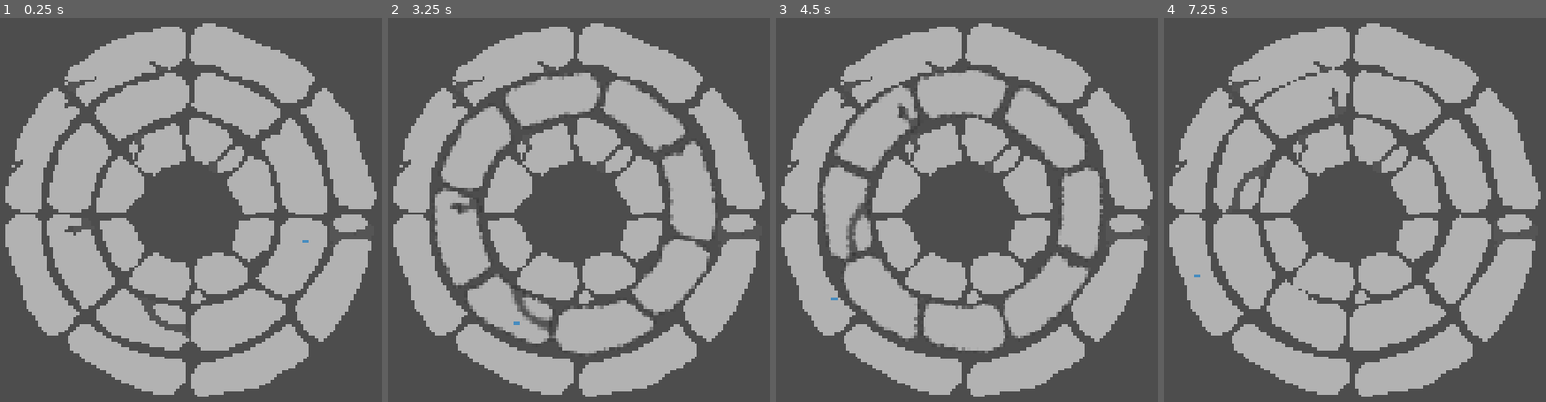
Above: before the commit, frames 1-4 (left to right).
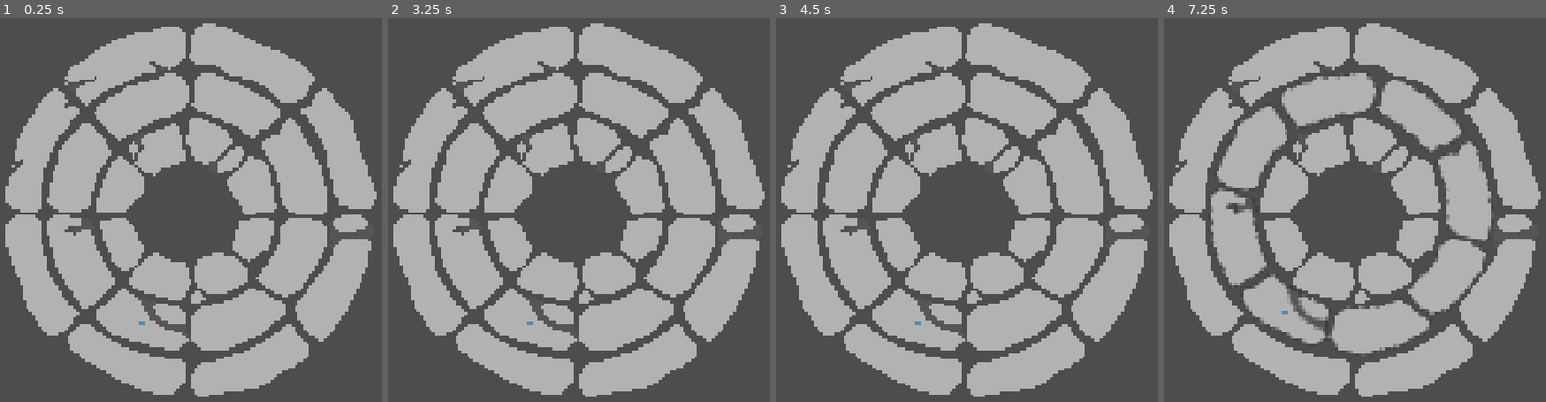
Above: after the commit, the same moments.

Repository: theophylaktos/sanocho-ygda-jam-2026
Game: Godot game, scene res://main/main.tscn
The game is run twice, just before and just after one commit, with the same random seed, the same clock (stepped at 60 frames per second) and the same inputs. The engine's default icon, where the game draws it, is replaced by a stand-in: a white triangle on a blue panel in a dark square.
Inputs:
- Up to frame 1 (0.25 s): no input
- Up to frame 2 (3.25 s): tap Enter at 0.5, 2 s; tap Space at 1.25, 2.75 s
- Up to frame 3 (4.5 s): no input
- Up to frame 4 (7.25 s): tap Enter at 5.75 s; tap Space at 6.5 s

The runs differ from the first frame. In frame 1, less than 0.1% of the frame differs, in the area x 36-81%, y 57-80%; in frame 2, 6.9%; in frame 3, 7.0%; in frame 4, 7.2%, in the area x 7-86%, y 13-88%.

Commit message:
IT SPINS GOOD FINALLY BRO

Diff:
--- a/globals/game_state/game_state.gd
+++ b/globals/game_state/game_state.gd
@@ -9,25 +9,31 @@
 	for array in object_locations:
 		array.resize(8)
 
-func positionNode(global: Node2D, local: Node2D, degree: int, ring: int, time: float):
-	object_locations[ring][degree] = global
-	object_locations[global.location.x][global.location.y] = null
-	global.location = Vector2(ring, degree)
+func addNode(node: Node2D, ring: int, degree: int):
+	object_locations[ring][degree] = node
+	node.rotation = (PI / 8) + degree * (PI / 4)
+	node.local.rotation = -1 * ((PI / 8) + degree * (PI / 4))
+
+func positionNode(node: Node2D, ring: int, degree: int, time: float):
+	#object_locations[ring][degree] = global
+	#object_locations[global.ring][global.degree] = null
+	node.ring = ring
+	node.degree = degree
 	var tween: Tween = get_tree().create_tween().set_trans(Tween.TRANS_LINEAR)
-	var global_rotation: float = global.rotation
-	var local_rotation: float = local.rotation
+	var global_rotation: float = node.rotation
+	var local_rotation: float = node.local.rotation
 
 	tween.tween_method(
 		func(value: float) -> void:
-			global.rotation = lerp_angle(global_rotation, (PI / 8) + degree * (PI / 4), value), 0.0, 1.0, time
+			node.rotation = lerp_angle(global_rotation, (PI / 8) + degree * (PI / 4), value), 0.0, 1.0, time
 	)
 
 	tween.parallel().tween_method(
 		func(value: float) -> void:
-			local.rotation = lerp_angle(local_rotation, -1 * ((PI / 8) + degree * (PI / 4)), value), 0.0, 1.0, time
+			node.local.rotation = lerp_angle(local_rotation, -1 * ((PI / 8) + degree * (PI / 4)), value), 0.0, 1.0, time
 	)
 
-	tween.parallel().tween_property(local, "position", Vector2(distance[ring], 0), time)
+	tween.parallel().tween_property(node.local, "position", Vector2(distance[ring], 0), time)
 
 func rotateRing(ring: int, ring_parent: Node, degree: int, time: float):
 	var tween: Tween = get_tree().create_tween()
@@ -37,21 +43,23 @@
 	print(object_locations[ring])
 	for i in object_locations[ring].size():
 		var node: Node2D = object_locations[ring][i]
-		print(node)
-		if node != null:
-			GameState.positionNode(node, node.local, degree + node.location.x, node.location.y, time)
+		if node != null && node.rotateable == true:
+			GameState.positionNode(node, node.ring, (degree + node.degree) % 8, time)
+			print(degree, " ", node.degree)
+			print(node.ring)
+			node.rotateable = false
+	rotateNodes(ring, degree)
+	print(object_locations[ring])
 
-	for i in abs(degree):
-		rotateOnce(ring, degree)
-
-func rotateOnce(ring: int, degree: int):
-	if degree > 0:
-		var temp: Node = object_locations[ring][-1]
-		for i in range(1, object_locations[0].size() - 1):
-			object_locations[ring][-i] = object_locations[ring][-i - 1]
-		object_locations[ring][0] = temp
-	if degree < 0:
-		var temp: Node = object_locations[ring][0]
-		for i in range(0, object_locations[0].size() - 1):
-			object_locations[ring][i] = object_locations[ring][i + 1]
-		object_locations[ring][-1] = temp
+func rotateNodes(ring: int, degree: int):
+	for degrees in abs(degree):
+		if degree > 0:
+			var temp: Node = object_locations[ring][-1]
+			for i in range(1, object_locations[0].size() - 1):
+				object_locations[ring][-i] = object_locations[ring][-i - 1]
+			object_locations[ring][0] = temp
+		if degree < 0:
+			var temp: Node = object_locations[ring][0]
+			for i in range(0, object_locations[0].size() - 1):
+				object_locations[ring][i] = object_locations[ring][i + 1]
+			object_locations[ring][-1] = temp
--- a/main/main.gd
+++ b/main/main.gd
@@ -1,5 +1,5 @@
 extends Node2D
 
 func _ready() -> void:
-	await get_tree().create_timer(3).timeout
+	await get_tree().create_timer(7).timeout
 	GameState.rotateRing(1, $Rings/RingOne, 2, 2)
--- a/player/player.gd
+++ b/player/player.gd
@@ -1,12 +1,17 @@
 extends Node2D
 
-@export var location: Vector2 = Vector2(0,0)
+@export var ring: int = 1
+
+@export var degree: int = 2
+
+@export var rotateable: bool = true
+
 @export var local: Node2D
 
 # Called when the node enters the scene tree for the first time.
 func _ready() -> void:
-	pass
-	GameState.positionNode(self, $Local, 2, 1, 2)
+	GameState.addNode(self, ring, degree)
+	#GameState.positionNode(self, $Local, 1, 2, 2)
 	#print(GameState.object_locations)
 	#await get_tree().create_timer(3).timeout
 	#GameState.positionNode(self, $Local, 5, 2, 2)
